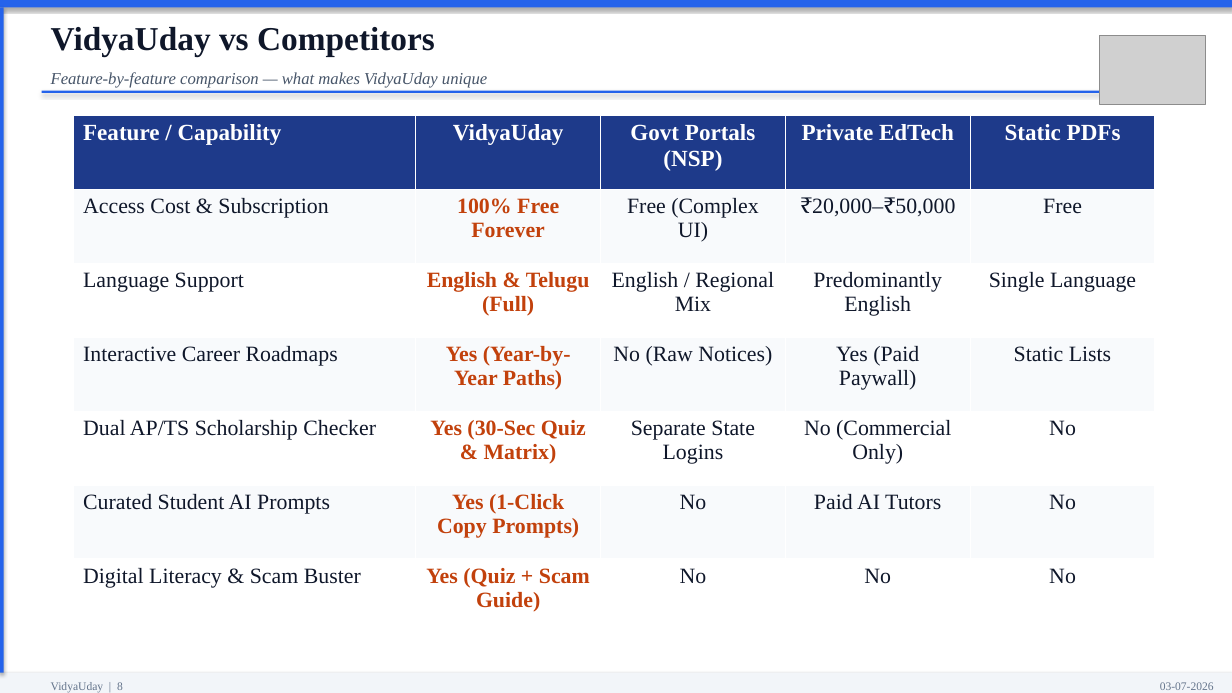
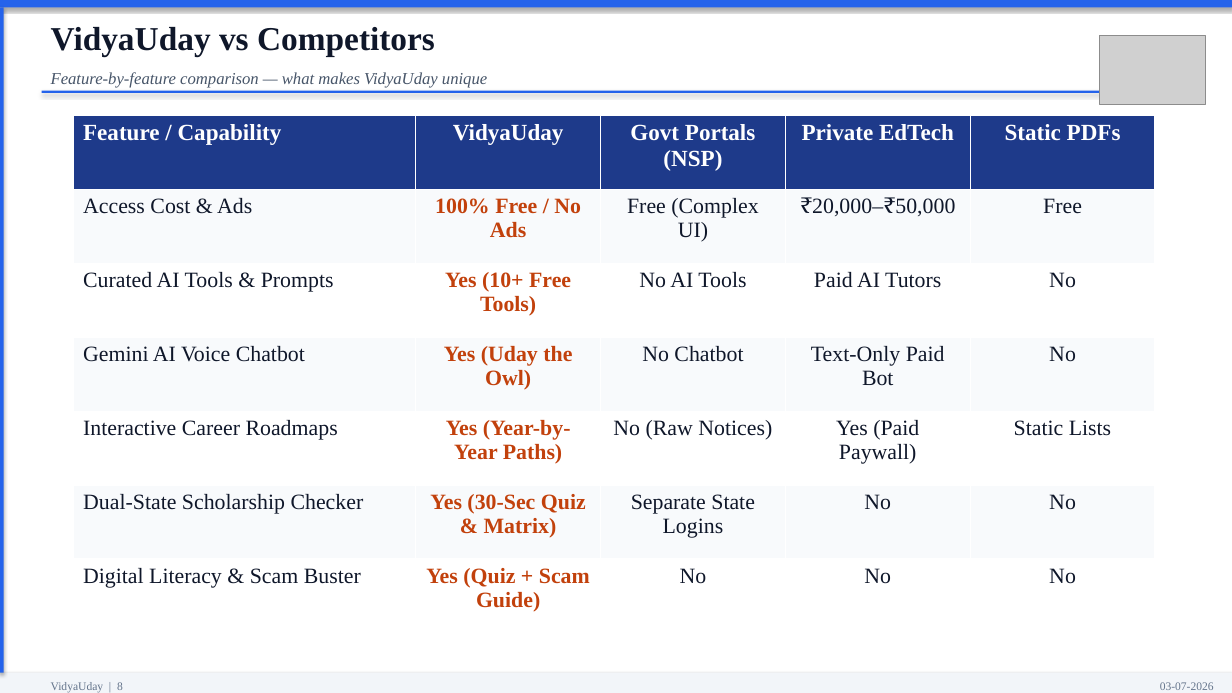
Before and after one commit to ramanakalisetty638-web/VidyaUday, a slide deck: slide 8 of VidyaUday_Official_Review_Presentation.pptx. Drawn at 1232x693 pixels with LibreOffice and Linux fonts; fonts in the diff are those of the drawing; grey boxes stand for pictures. Boxes give left, top, right and bottom in pixels: in the first picture for what was removed or moved away, otherwise in the second. Text is boxed around its words. In the diff, an @@ line names an element or a change of style, - is before the commit and + after.

Commit message:
Update PPTX and PDF: simple English, speaking cues, emojis, AI Tools Hub, Gemini voice bot, clean justification

```diff
--- a/VidyaUday_Official_Review_Presentation.pptx
+++ b/VidyaUday_Official_Review_Presentation.pptx
@@ table at (74, 116, 1155, 633) @@
-row 2: Access Cost & Subscription | 100% Free Forever | Free (Complex UI) | ₹20,000–₹50,000 | Free
-row 3: Language Support | English & Telugu (Full) | English / Regional Mix | Predominantly English | Single Language
+row 2: Access Cost & Ads | 100% Free / No Ads | Free (Complex UI) | ₹20,000–₹50,000 | Free
+row 3: Curated AI Tools & Prompts | Yes (10+ Free Tools) | No AI Tools | Paid AI Tutors | No
+row 4: Gemini AI Voice Chatbot | Yes (Uday the Owl) | No Chatbot | Text-Only Paid Bot | No
-row 5: Dual AP/TS Scholarship Checker | Yes (30-Sec Quiz & Matrix) | Separate State Logins | No (Commercial Only) | No
-row 6: Curated Student AI Prompts | Yes (1-Click Copy Prompts) | No | Paid AI Tutors | No
+row 6: Dual-State Scholarship Checker | Yes (30-Sec Quiz & Matrix) | Separate State Logins | No | No
```
Also in this commit, not shown: 15 other slides changed, 1 other file.
